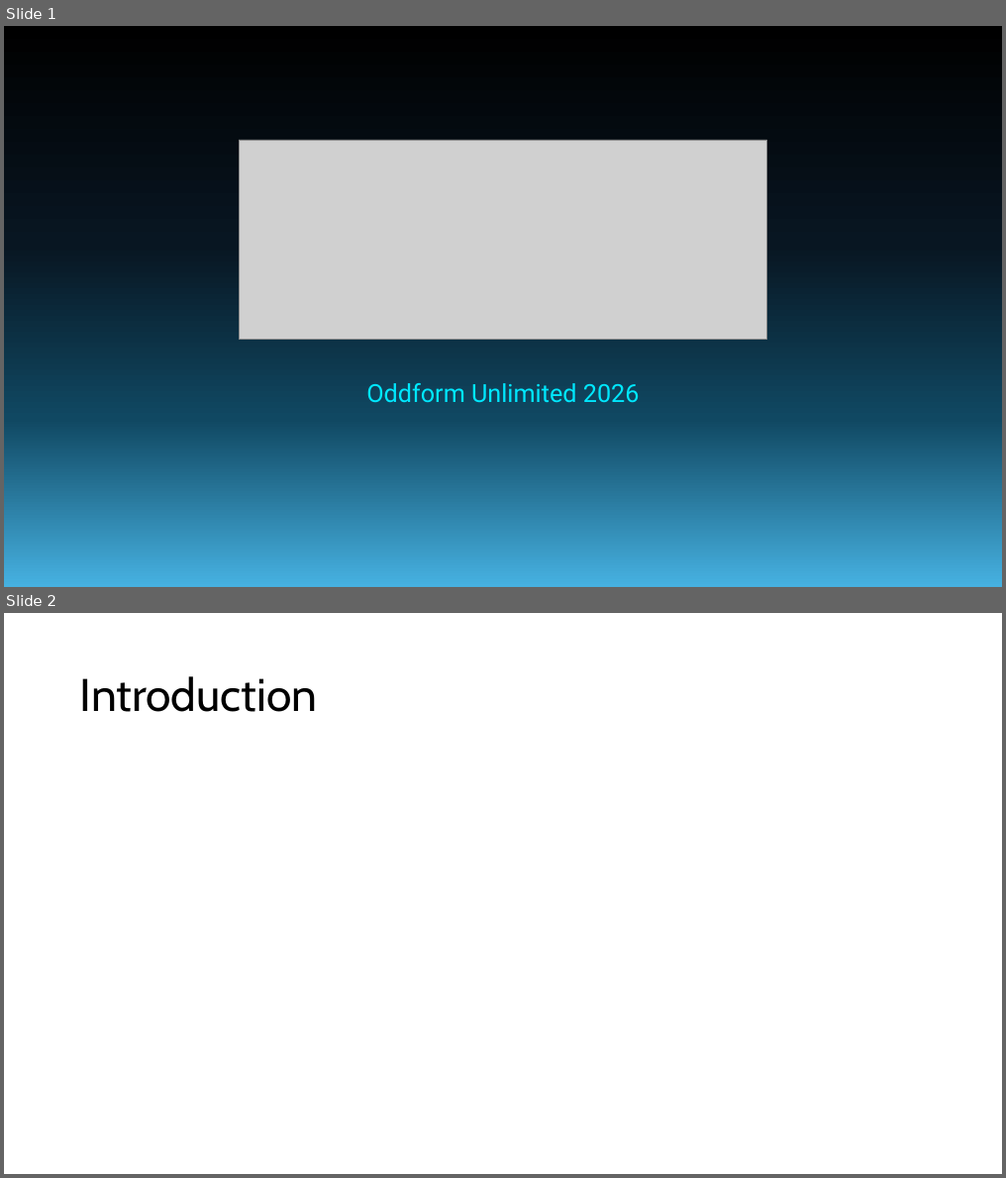
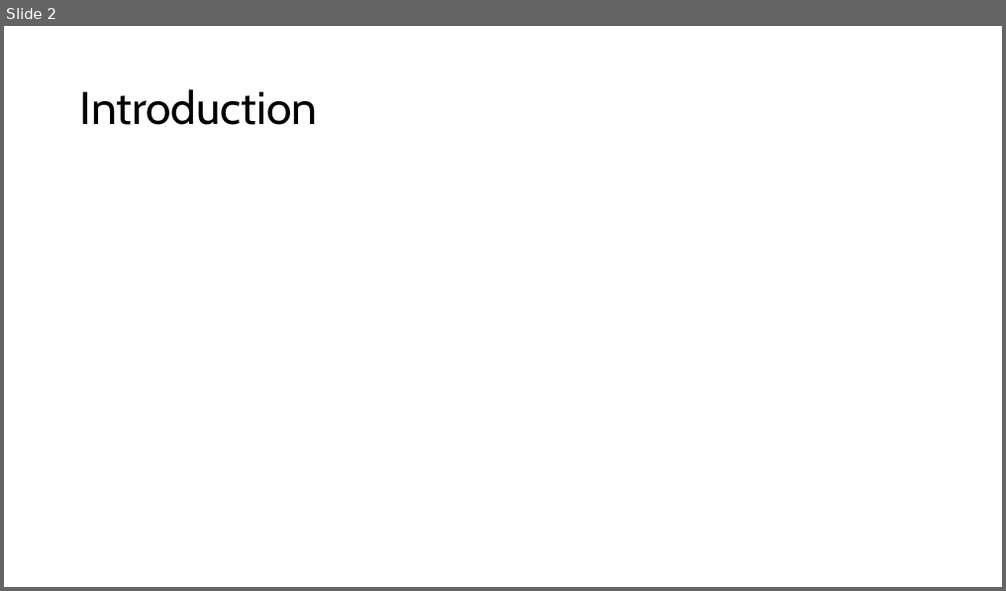
Before and after one commit to forrest10101/Portfolio-Platformer, a slide deck: TechnoSprint Pitch Presentation.pptx. Shown one above the other, each under a label of ours: slides 1 and 2 before the commit, slide 2 after it. The pictures are 1006x1178 and 1006x591 pixels, drawn with LibreOffice and Linux fonts; fonts in the diff are those of the drawing; grey boxes stand for pictures. Boxes give left, top, right and bottom in pixels: in the first picture for what was removed or moved away, otherwise in the second. Text is boxed around its words. In the diff, an @@ line names an element or a change of style, - is before the commit and + after.

```diff
--- a/TechnoSprint Pitch Presentation.pptx
+++ b/TechnoSprint Pitch Presentation.pptx
@@ slide 1 removed at <box>4,26,1002,587</box>, background gradient #000000 to #081622 to #104862 to #46B1E1 @@
@@ picture removed at <box>239,140,767,339</box> @@
@@ text removed at <box>366,383,640,402</box> @@
-Oddform Unlimited 2026
```
Also in this commit, not shown: 1 slide added, 1 other file.
